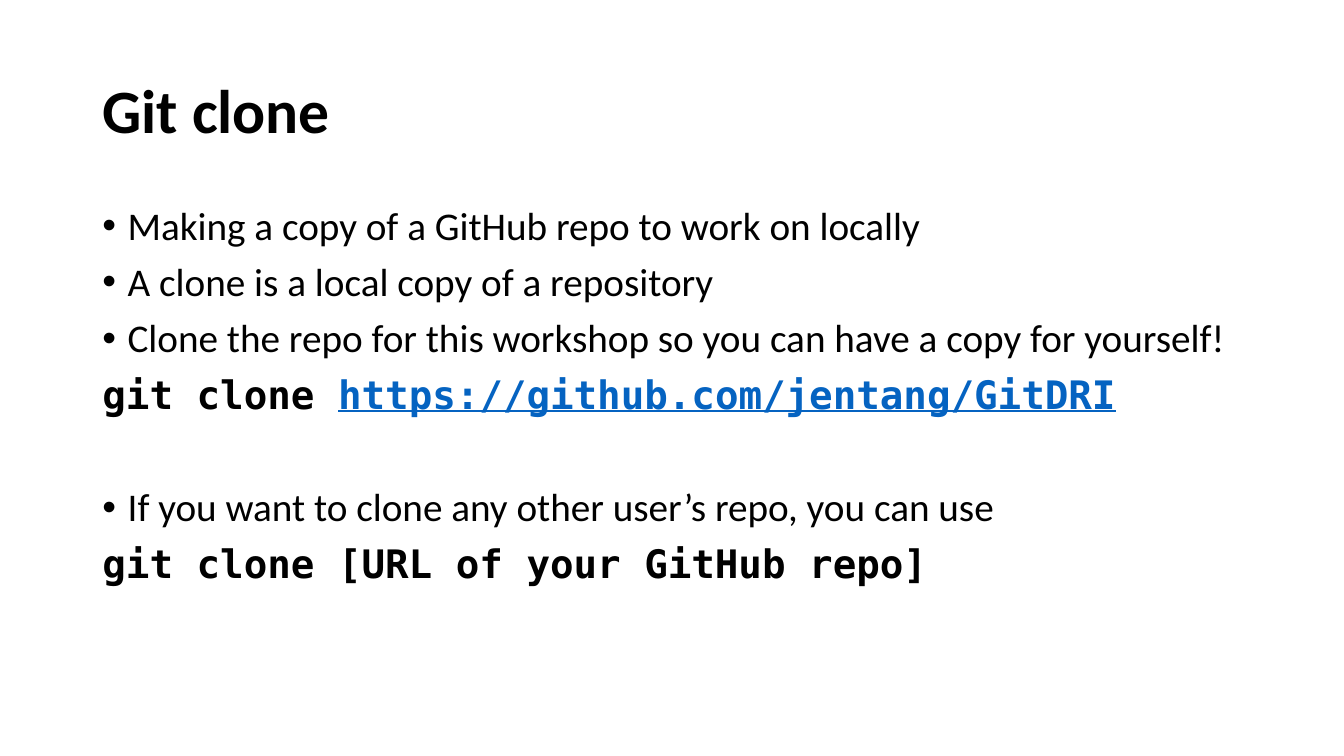
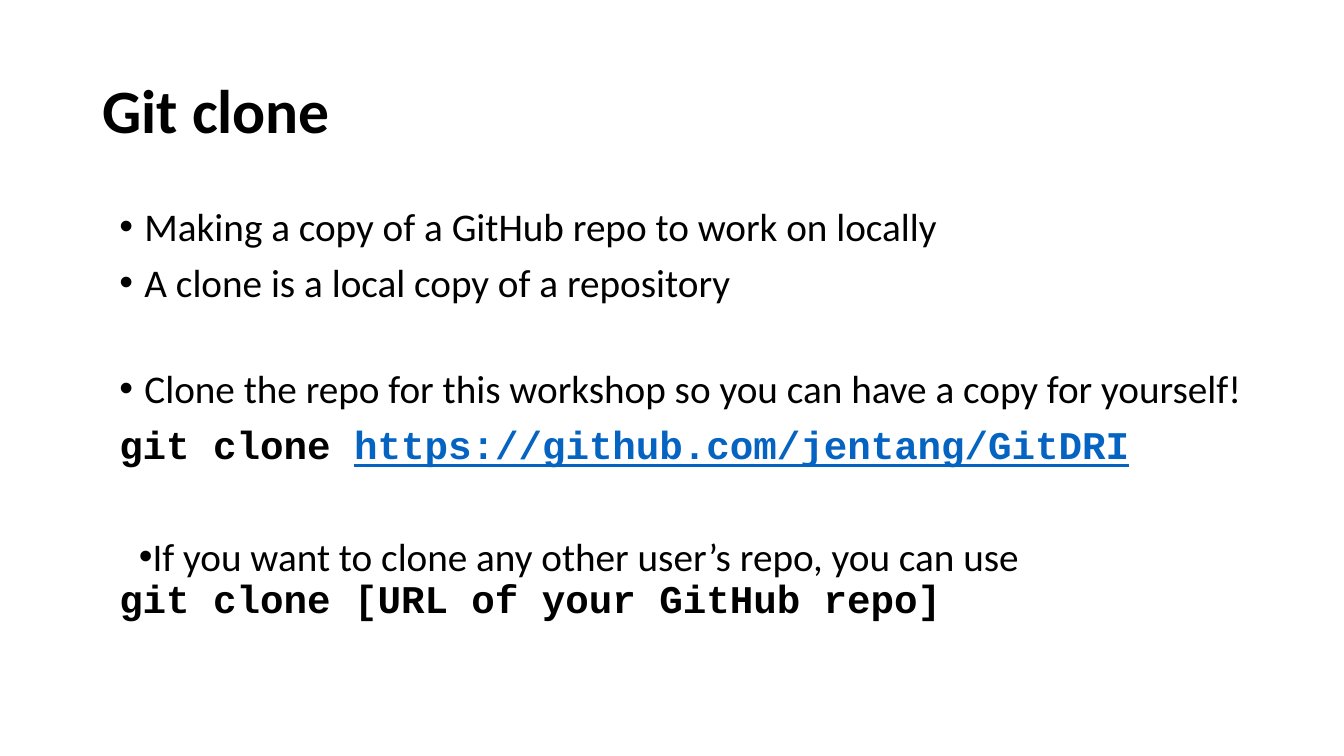
Before and after one commit to jojokarlin/Git_DRI_Jan_2017, a slide deck: slide 26 of GitPres.pptx (slide 28 before the commit). Drawn at 1344x756 pixels with LibreOffice and Linux fonts; fonts in the diff are those of the drawing. Boxes give left, top, right and bottom in pixels: in the first picture for what was removed or moved away, otherwise in the second. Text is boxed around its words. In the diff, an @@ line names an element or a change of style, - is before the commit and + after.

```diff
--- a/GitPres.pptx
+++ b/GitPres.pptx
@@ text at (128, 212, 920, 303): paragraphs removed @@
-• Making a copy of a GitHub repo to work on locally
-• A clone is a local copy of a repository
@@ text added at (144, 213, 936, 304), 28 pt, text #000000 @@
+• Making a copy of a GitHub repo to work on locally
+• A clone is a local copy of a repository
@@ text "Clone the repo for this ...": place and size @@
-text "Clone the repo for this ..." at (102, 212, 1224, 586)
+text "Clone the repo for this ..." at (119, 375, 1241, 468)
@@ text "Clone the repo for this ..." at (119, 375, 1241, 468): font DejaVu Sans Mono to Courier New in "git clone https://github.com/jentang/GitDRI" @@
@@ text at (102, 493, 993, 586): paragraphs removed @@
-• If you want to clone any other user’s repo, you can use
-git clone [URL of your GitHub repo]
@@ text added at (119, 543, 1018, 622), 28 pt, text #000000 @@
+• If you want to clone any other user’s repo, you can use
+git clone [URL of your GitHub repo]
```
Also in this commit, not shown: 27 other slides changed, 2 slides removed.
